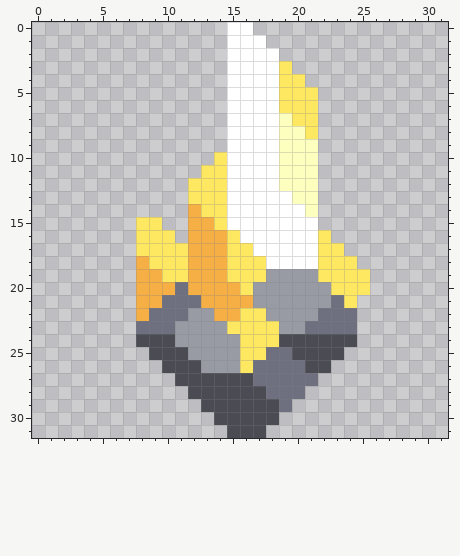
Pixel-art sprite, stored at assets/sprites/items/luxite-stone.png. The first picture shows the starting point.
The file is 32x32 pixels.
The result:
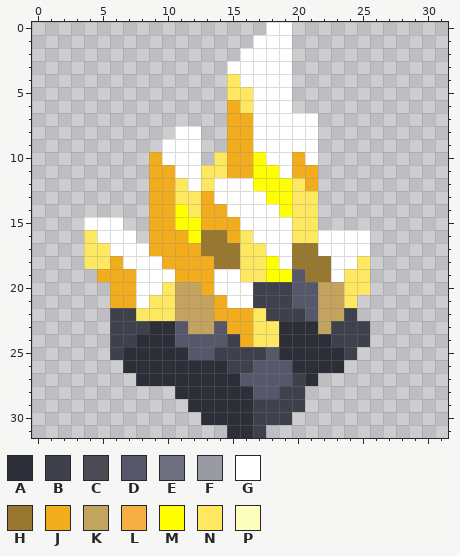
Palette (. is transparent): A #2d2f38  B #3e404c  C #4a4b53  D #56576a  E #6e7080  F #989aa4  G #ffffff  H #987731  J #f1ad1e  K #c3a35e  L #f5af45  M #ffff00  N #fee761  P #fdffbe
What changed:
Changed rows in their new state; - is an unchanged pixel.
first column x 4:
 0 -----------..-GG------
 1 -----------..-GG------
 2 -----------.---G------
 3 ---------------G------
 4 -----------N---G.-----
 5 -----------NN--G..----
 6 -----------JN--G..----
 7 -----------JJ--GGG----
 8 -------GG--JJ--GGG----
 9 ------GGG--JJ--GGG----
10 -----JGGG--JJM-GJG----
11 -----JJGG--JJMMGJJ----
12 -----JJNG-G--MMMNJ----
13 -----JJN-JG---MMNN----
14 -----JJMNJJ----MNN----
15 GGG-.JJMMJJJ----NN----
16 NGGG.JJJMHHJN---NNGGGG
17 NNGGGJJJJHHH-N--HHGGGG
18 NNJGGGJJJJHH--M-HHHGGN
19 -JJJGGGJJJGG--MMDHHG--
20 --JJGGNKKJGGGBBBDDKK--
21 --JJGNNKKKJGGBBBDDKK--
22 --BBNNNKKKJJJ-BBBDKKB-
23 --BBBAADKKDJJ--AAAKBBB
24 --BBAAADDDDBJ--AAAABBB
25 --BAAAAADDBBBBDAAAAAB-
26 ---AAAAAAAABBDDDAAAA--
27 ----AAAAAAAADDDDBA----
28 -------AAAAAADDBB-----
29 --------AAAAABBBB-----
30 ---------AAAABBB------
31 -----------AAB--------
Pixel boxes of the changes (left, top, right, bottom) in both pictures:
changed: (84, 22, 370, 438)
